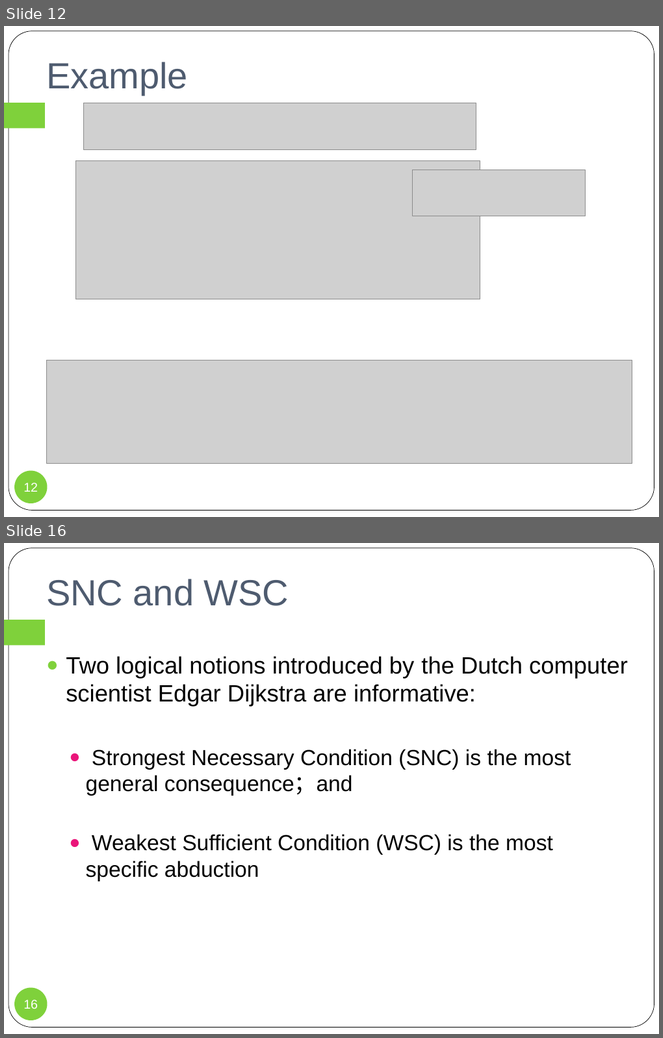
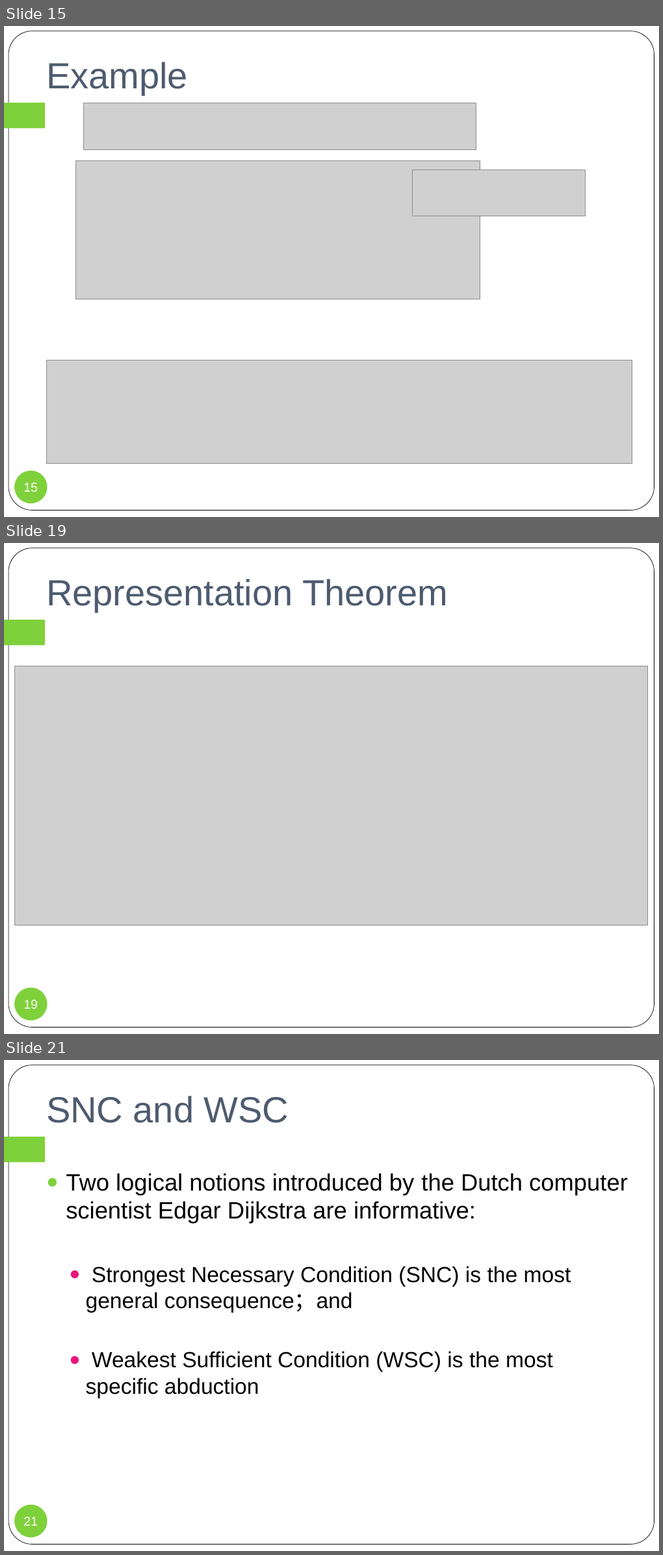
Before and after one commit to fengrenyan/fry, a slide deck: DC/SNC and WSC.pptx. Shown one above the other, each under a label of ours: slides 12 and 16 before the commit, slides 15, 19 and 21 after it; the slides between them are not shown. The pictures are 663x1038 and 663x1555 pixels, drawn with LibreOffice and Linux fonts; fonts in the diff are those of the drawing; grey boxes stand for pictures. Boxes give left, top, right and bottom in pixels: in the first picture for what was removed or moved away, otherwise in the second. Text is boxed around its words. In the diff, an @@ line names an element or a change of style, - is before the commit and + after.

```diff
--- a/DC/SNC and WSC.pptx
+++ b/DC/SNC and WSC.pptx
@@ slide 19 added at (4, 543, 659, 1034), background #FFFFFF; not listed: 2 template elements that a slide beside it also shows @@
@@ title added at (46, 579, 448, 612), 40 pt, text #4E5B6F @@
+Representation Theorem
@@ picture added at (14, 667, 648, 925) @@
@@ page number added at (14, 988, 48, 1021), fill #7FD13B, 14 pt, text #FFFFFF @@
+19
@@ what was slide 12 is now slide 15 @@
@@ page number at (24, 483, 38, 492): text changed @@
-12
+15
@@ what was slide 16 is now slide 21 @@
@@ page number at (24, 1517, 38, 1526): text changed @@
-16
+21
```
Also in this commit, not shown: 8 slides changed, 11 other slides added, 11 slides removed, 17 other files.
